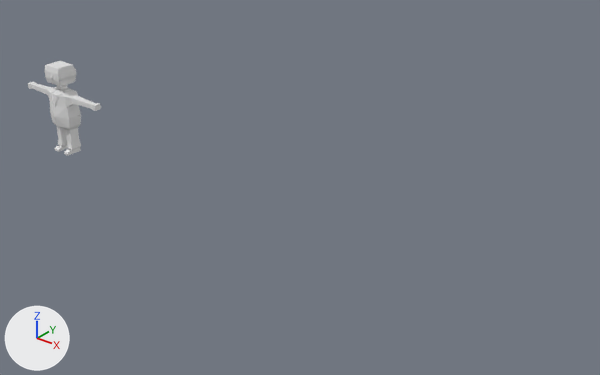
The Blender file ActorV1.blend, before and after one commit.
Before and after are seen from a camera (50 mm lens) standing at (16.94, -11.71, 8.47) and looking at (6.91, 0.83, 0.7). Every picture has the same lights, and +X, +Y and +Z are marked at lower left.

The scene before the commit, as lines of its bpy script (objects in view):
```python
me_cube = bpy.data.meshes.new('Cube')
me_cube.from_pydata(...)  # 363 vertices, 361 faces; spans x -1.34..1.34, y -0.34..0.27, z 0.01..2.27
me_cube.materials.append(mat_material)  # its picture is missing
ob_actor = bpy.data.objects.new('Actor', me_cube)
ob_actor.location = (0.0, 0.0, 0.0)
```
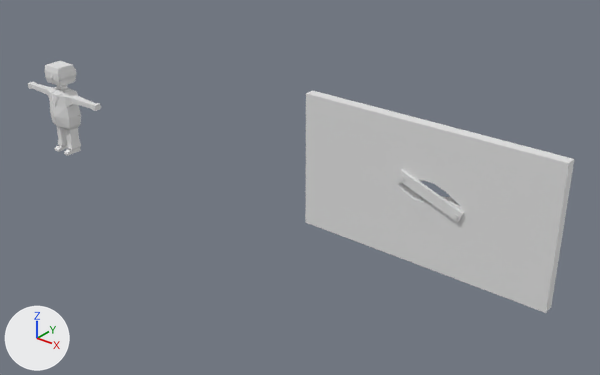
Changed parts and their boxes (x1, y1, x2, y2) in the pictures (600 x 375 px):
'Ship', added
    after: (305, 91, 574, 313)
'Plank', added
    after: (397, 169, 464, 222)
'Nail1', added
    after: (400, 176, 405, 180)
'Nail2', added
    after: (454, 214, 458, 218)

The edits, one by one:
Material 'Material.003' (mat_material_003) is new.
Its base color is (0.8, 0.8, 0.8) (white #e7e7e7).
Material 'Material.001' (mat_material_001) is new.
Its base color is (0.8, 0.8, 0.8) (white #e7e7e7).
Material 'Material.002' (mat_material_002) is new.
Its base color is (0.8, 0.8, 0.8) (white #e7e7e7).
Material 'Material.004' (mat_material_004) is new.
Its base color is (0.8, 0.8, 0.8) (white #e7e7e7).
Mesh me_cylinder_001 is new.
It has 129 vertices, 129 faces and spans x -0.041..0.041, y -0.041..0.041, z -0.206..0.012.
It uses material mat_material_003 (its picture is missing).
Mesh me_cube_002 is new.
It is a box spanning x -0.109..0.109, y -0.718..0.718, z -0.033..0.033.
It uses material mat_material_001 (its picture is missing).
Mesh me_cylinder is new.
It has 129 vertices, 129 faces and spans x -0.041..0.041, y -0.041..0.041, z -0.206..0.012.
It uses material mat_material_002 (its picture is missing).
Mesh me_cube_001 is new.
It has 37 vertices, 19 faces and spans x -2.73..2.73, y -0.11..0.11, z -1.46..1.46.
It uses material mat_material_004 (its picture is missing).
Object 'Nail2' (ob_nail2) is new; it shows me_cylinder_001.
Its parent is ob_plank.
Its matrix parent inverse is Matrix(((0.0, 0.0, 1.0, -1.906), (-1.0, 0.0, 0.0, 1.201), (0.0, -1.0, 0.0, 0.654), (0.0, 0.0, 0.0, 1.0))).
Its location is (1.84, 0.605, 1.904).
Its rotation in degrees is (90, -90, 0).
Object 'Plank' (ob_plank) is new; it shows me_cube_002.
Its location is (10.14, 0.65, 1.58).
Its rotation in degrees is (90, -70, 0).
Object 'Nail1' (ob_nail1) is new; it shows me_cylinder.
Its parent is ob_plank.
Its matrix parent inverse is Matrix(((0.0, 0.0, 1.0, -1.906), (-1.0, 0.0, 0.0, 1.201), (0.0, -1.0, 0.0, 0.654), (0.0, 0.0, 0.0, 1.0))).
Its location is (0.591, 0.606, 1.904).
Its rotation in degrees is (90, -90, 0).
Object 'Ship' (ob_ship) is new; it shows me_cube_001.
Its location is (9.9, 0.8, 1.46).
Its rotation in degrees is (0, 0, -180).
